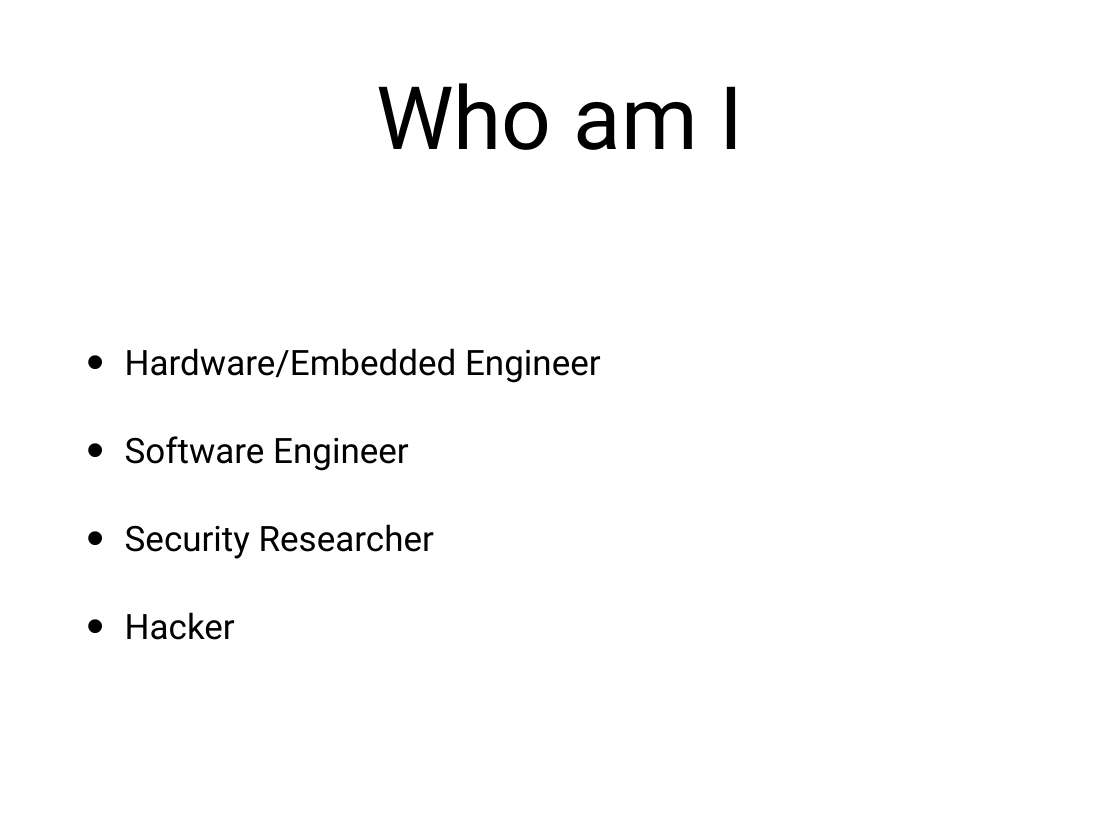
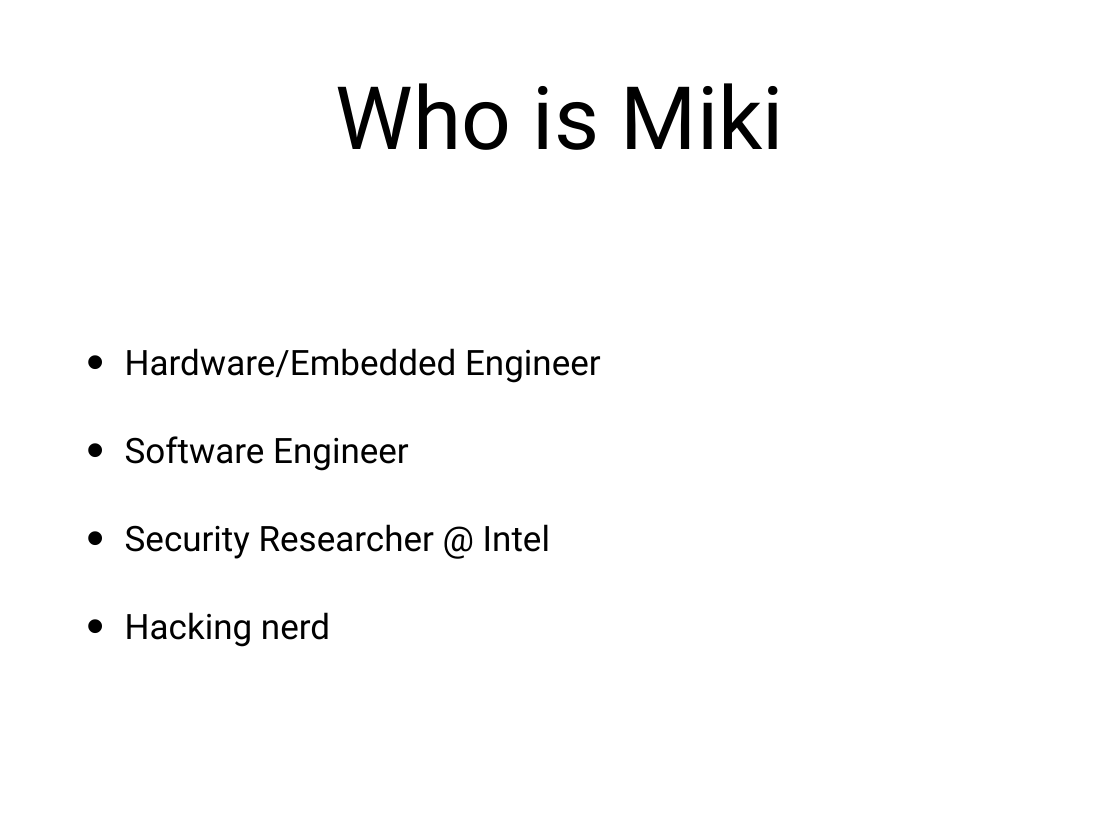
Before and after one commit to sec-princess/CTF-101, a slide deck: slide 3 of CTF-101 H4ck3r k1d3rgart3n.pptx. Drawn at 1120x840 pixels with LibreOffice and Linux fonts; fonts in the diff are those of the drawing. Boxes give left, top, right and bottom in pixels: in the first picture for what was removed or moved away, otherwise in the second. Text is boxed around its words. In the diff, an @@ line names an element or a change of style, - is before the commit and + after.

```diff
--- a/CTF-101 H4ck3r k1d3rgart3n.pptx
+++ b/CTF-101 H4ck3r k1d3rgart3n.pptx
@@ title at box(335, 83, 784, 150): text changed @@
-Who am I
+Who is Miki
@@ text at box(125, 524, 550, 647): text changed @@
-• Security Researcher
-• Hacker
+• Security Researcher @ Intel
+• Hacking nerd
```
Also in this commit, not shown: 1 other slide changed, 4 slides added, 1 other file.
